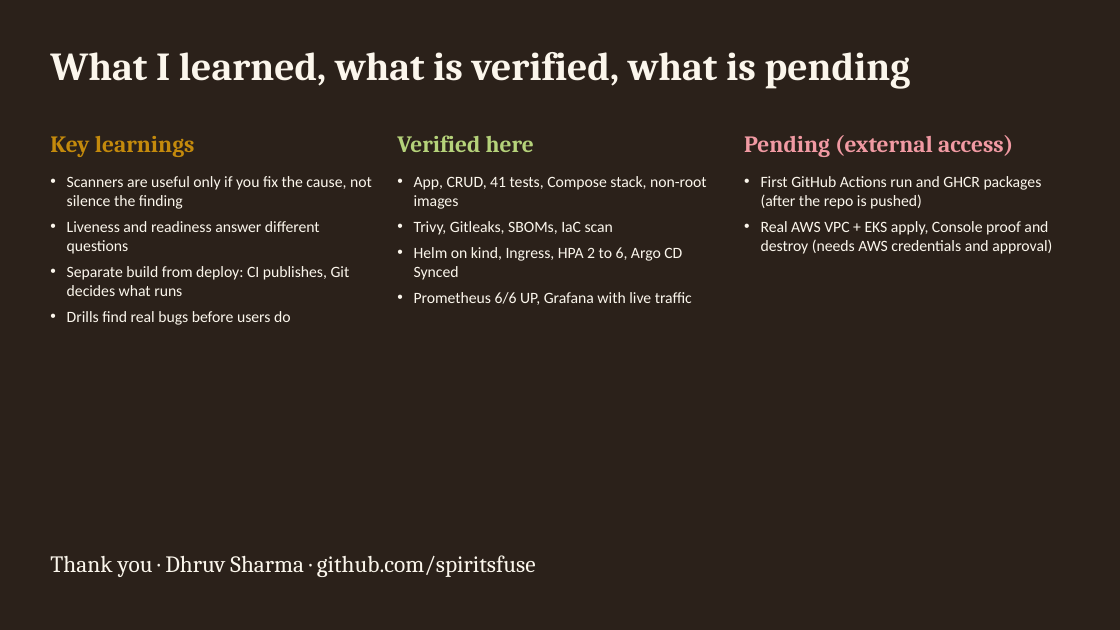
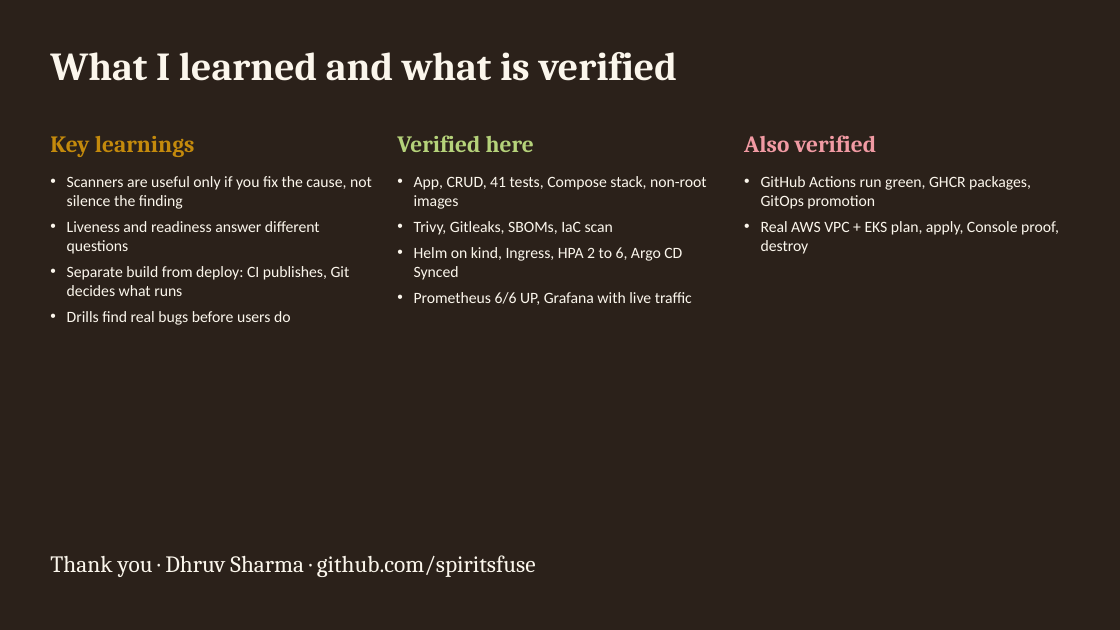
Before and after one commit to Spiritsfuse/pantrix, a slide deck: slide 16 of demo/presentation.pptx. Drawn at 1120x630 pixels with LibreOffice and Linux fonts; fonts in the diff are those of the drawing. Boxes give left, top, right and bottom in pixels: in the first picture for what was removed or moved away, otherwise in the second. Text is boxed around its words. In the diff, an @@ line names an element or a change of style, - is before the commit and + after.

Commit message:
Record the real AWS apply and destroy, the GitHub run logs, and a rebuilt video and deck
- Real terraform plan, apply (two attempts: the first stopped on a Free-plan
  node type), AWS Console proof, kubectl output and destroy, with a cleanup check.
- Real GitHub Actions logs: pytest, Trivy, GHCR push, kind smoke test, artifacts.
- Video: CI and Terraform parts replaced with the real runs; deck and PDF
  regenerated; splice, card and PPTX-text tools added under scripts/video.

```diff
--- a/demo/presentation.pptx
+++ b/demo/presentation.pptx
@@ title at (x1=50, y1=52, x2=677, y2=81): text changed @@
-What I learned, what is verified, what is pending
+What I learned and what is verified
@@ text at (x1=744, y1=135, x2=877, y2=152): text changed @@
-Pending (external access)
+Also verified
@@ text at (x1=761, y1=176, x2=1059, y2=254): text changed @@
-• First GitHub Actions run and GHCR packages (after the repo is pushed)
-• Real AWS VPC + EKS apply, Console proof and destroy (needs AWS credentials and approval)
+• GitHub Actions run green, GHCR packages, GitOps promotion
+• Real AWS VPC + EKS plan, apply, Console proof, destroy
```
Also in this commit, not shown: 2 other slides changed, 59 other files.
